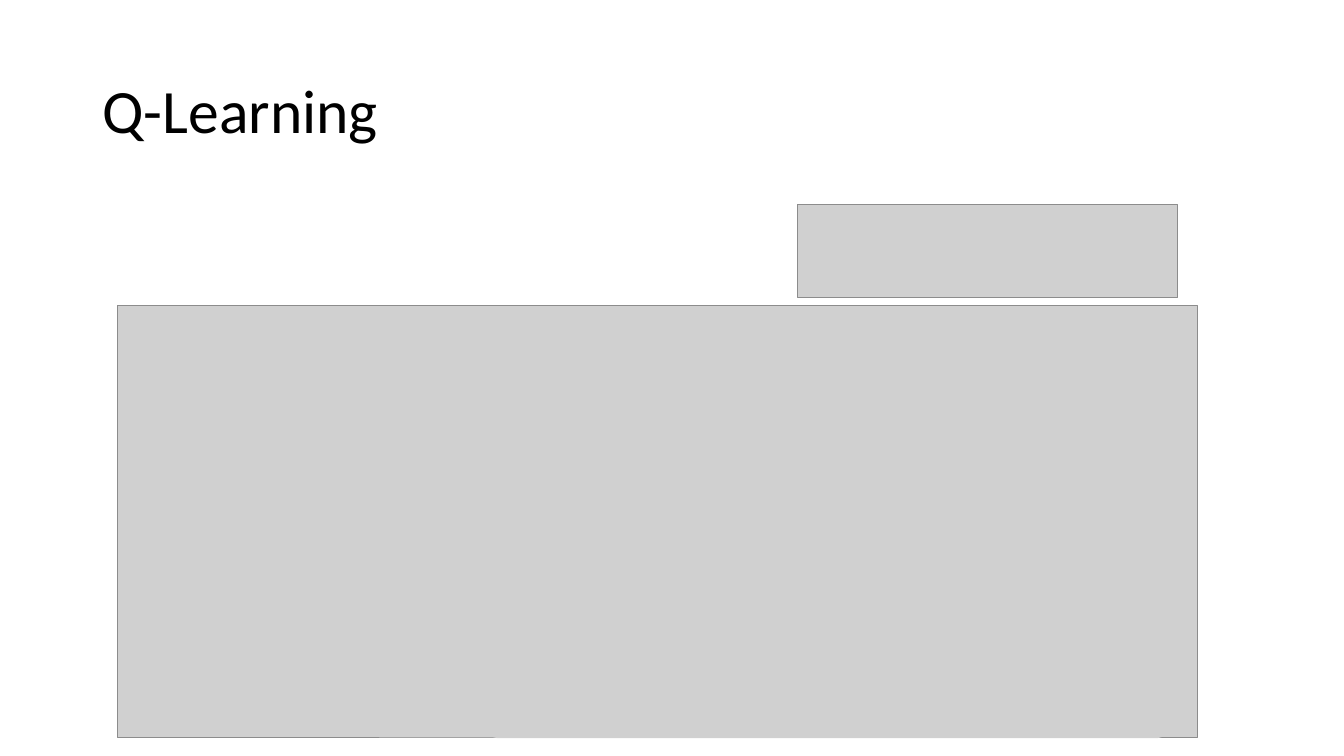
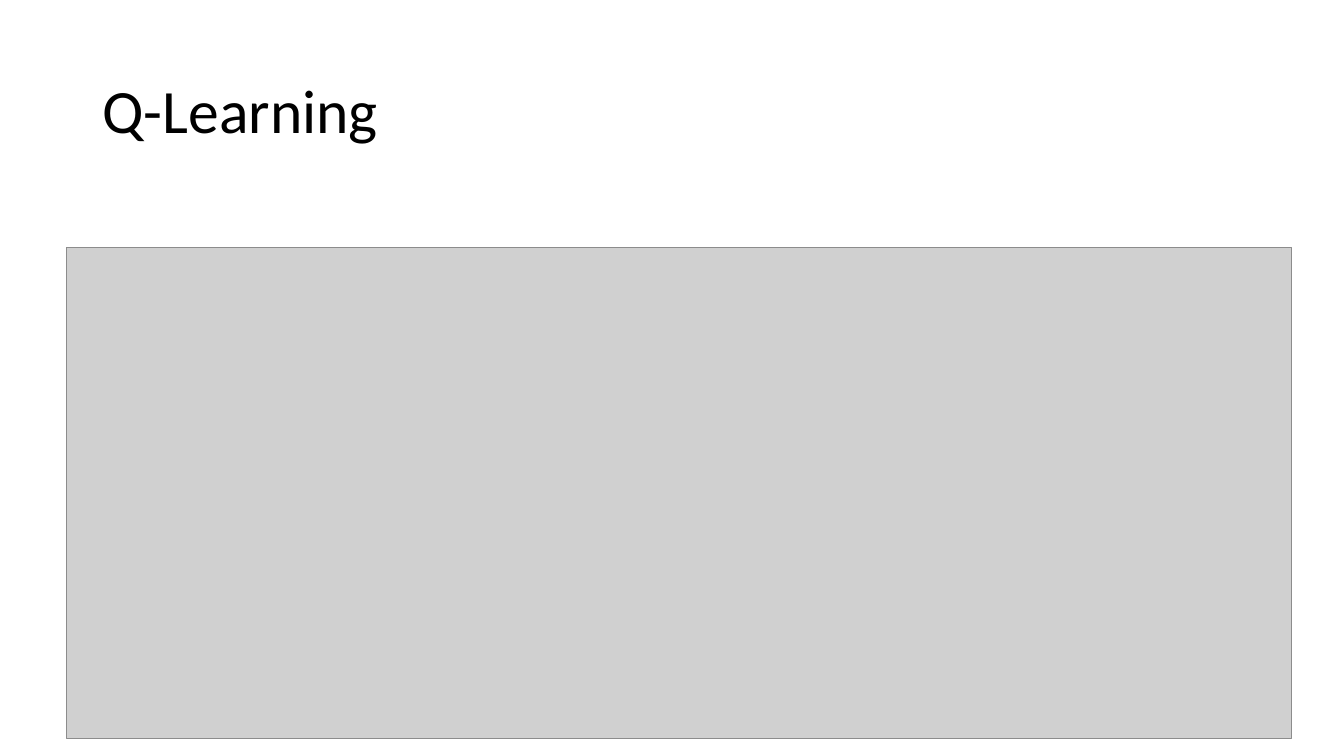
Before and after one commit to mhahsler/CS7320-AI, a slide deck: slide 12 of slides/22_Reinforcement_Learning.pptx. Drawn at 1344x756 pixels with LibreOffice and Linux fonts; fonts in the diff are those of the drawing; grey boxes stand for pictures. Boxes give left, top, right and bottom in pixels: in the first picture for what was removed or moved away, otherwise in the second. Text is boxed around its words. In the diff, an @@ line names an element or a change of style, - is before the commit and + after.

```diff
--- a/slides/22_Reinforcement_Learning.pptx
+++ b/slides/22_Reinforcement_Learning.pptx
@@ picture removed at bbox=[799, 205, 1179, 298] @@
@@ picture: place and size @@
-picture at bbox=[118, 306, 1198, 738]
+picture at bbox=[67, 247, 1293, 738]
@@ picture: place and size @@
-picture at bbox=[622, 501, 1169, 559]
+picture at bbox=[669, 493, 1216, 551]
@@ picture: place and size @@
-picture at bbox=[487, 681, 1168, 738]
+picture at bbox=[479, 678, 1159, 735]
```
Also in this commit, not shown: 8 other slides changed, 1 other file.
